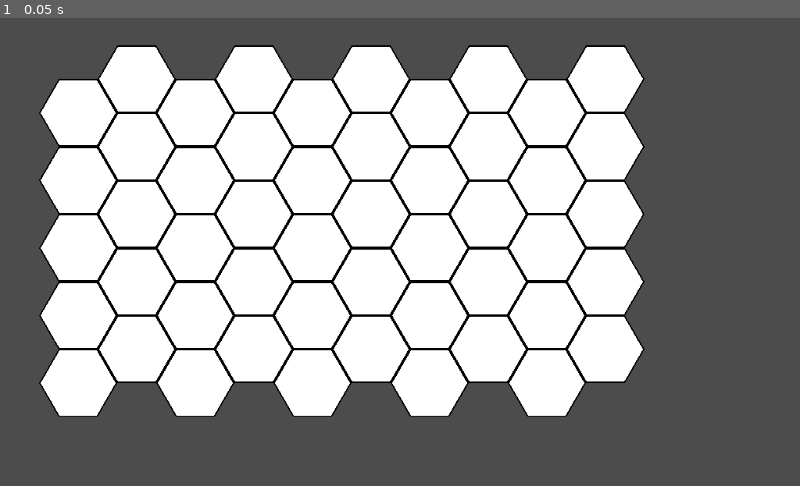
Above: before the commit, frame 1.
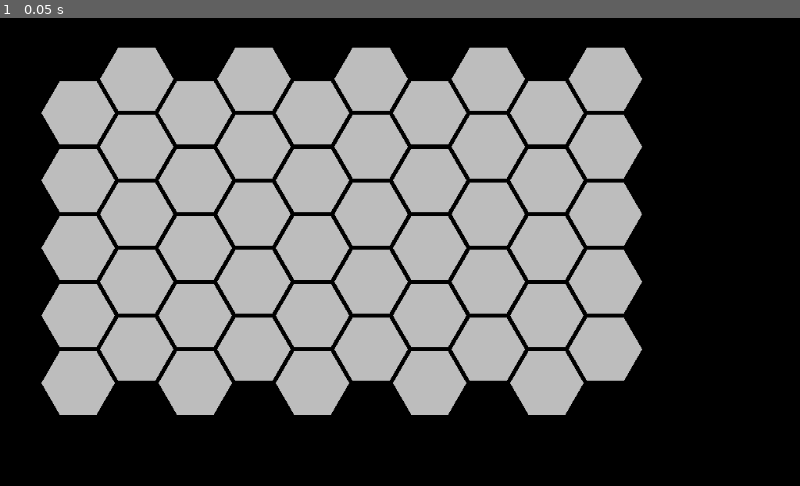
Above: after the commit, the same moment.

Repository: EfJot314/Hexes
Game: Godot game, scene res://MainScene.tscn
The game is run twice, just before and just after one commit, with the same random seed, the same clock (stepped at 60 frames per second) and the same inputs.
Inputs:
- Up to frame 1 (0.05 s): no input

The runs differ from the first frame. In frame 1, 97% of the frame differs, in the area x 0-100%, y 0-100%.

Commit message:
nie uzywam draw tylko tworze polygon2d

Diff:
--- a/Hexagon.gd
+++ b/Hexagon.gd
@@ -5,33 +5,30 @@
 export var Y = 0
 export var r = 50
 
-var dr = 2
+var dr = 3
 
 
 # Called when the node enters the scene tree for the first time.
 func _ready():
-	pass # Replace with function body.
+	createHex()
 
 func _draw():
-	createHex()
+	#createHex()
+	pass
 
 func createHex():
-	var R = r
-	#obramowanie
+	var R = r-dr
 	var vertices = PoolVector2Array()
 	for i in range(6):
 		var xi = X + R*cos(i*PI/3)
 		var yi = Y + R*sin(i*PI/3)
 		vertices.append(Vector2(xi, yi))
-	draw_polygon(vertices, [Color.black])
-	#wypelnienie
-	vertices = PoolVector2Array()
-	R -= dr
-	for i in range(6):
-		var xi = X + R*cos(i*PI/3)
-		var yi = Y + R*sin(i*PI/3)
-		vertices.append(Vector2(xi, yi))
-	draw_polygon(vertices, [Color.white])
+	var polyg = Polygon2D.new()
+	polyg.polygon += vertices
+	polyg.color = Color.gray
+	self.add_child(polyg)
+
+
 
 
 
--- a/Hexagon.tscn
+++ b/Hexagon.tscn
@@ -4,5 +4,3 @@
 
 [node name="Hexagon" type="Area2D"]
 script = ExtResource( 1 )
-
-[node name="Polygon2D" type="Polygon2D" parent="."]
--- /dev/null
+++ b/MainScene.gd
@@ -0,0 +1,11 @@
+extends Node2D
+
+
+# Called when the node enters the scene tree for the first time.
+func _ready():
+	VisualServer.set_default_clear_color(Color.black)
+
+
+# Called every frame. 'delta' is the elapsed time since the previous frame.
+#func _process(delta):
+#	pass
--- a/MainScene.tscn
+++ b/MainScene.tscn
@@ -1,8 +1,10 @@
-[gd_scene load_steps=2 format=2]
+[gd_scene load_steps=3 format=2]
 
 [ext_resource path="res://HexMap.gd" type="Script" id=1]
+[ext_resource path="res://MainScene.gd" type="Script" id=2]
 
 [node name="MainNode" type="Node2D"]
+script = ExtResource( 2 )
 
 [node name="HexMap" type="Node2D" parent="."]
 script = ExtResource( 1 )
